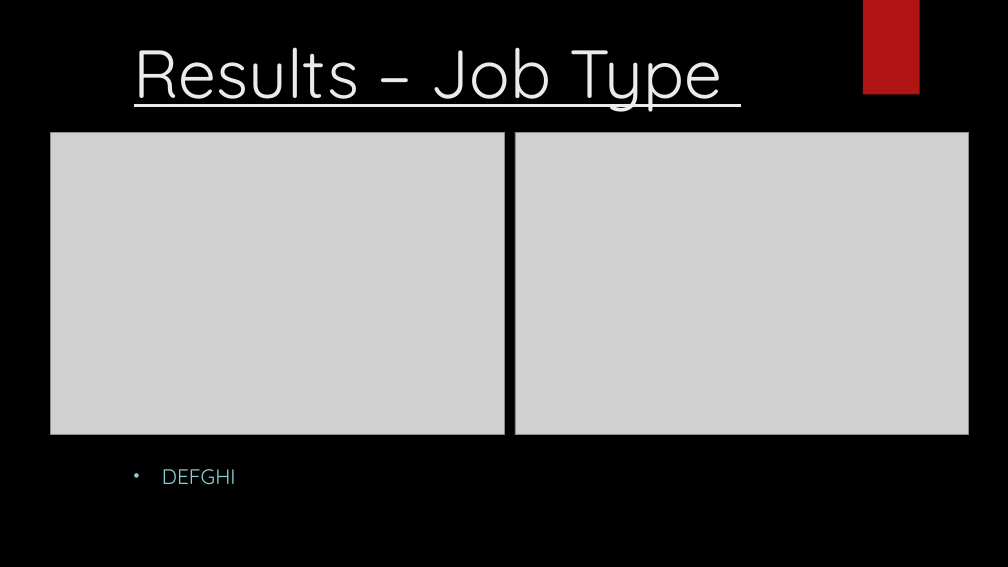
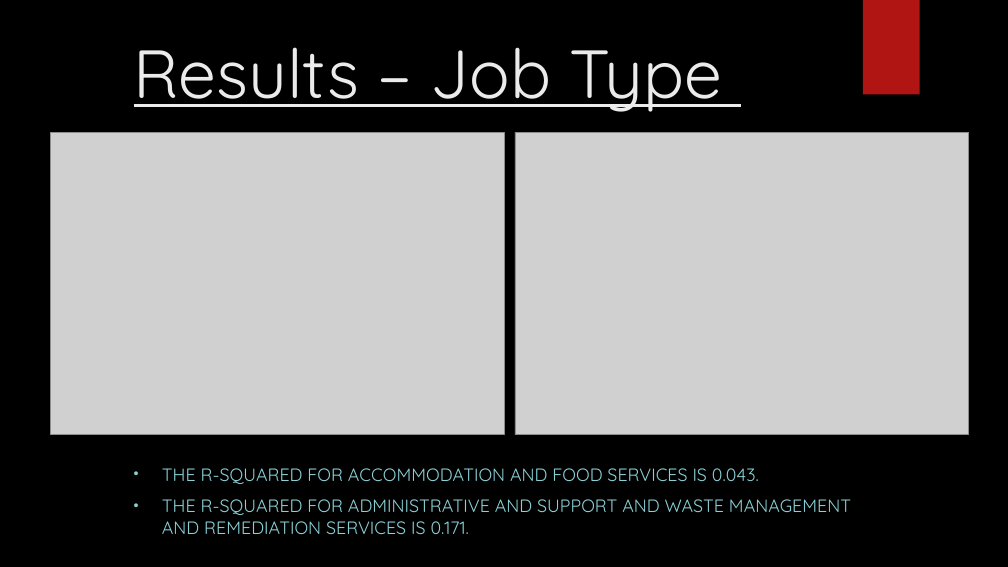
Before and after one commit to Falcon-d/Project-1-Broadband-Access, a slide deck: slide 14 of Project 1 Deck.pptx (slide 13 before the commit). Drawn at 1008x567 pixels with LibreOffice and Linux fonts; fonts in the diff are those of the drawing; grey boxes stand for pictures; background and template pictures are left out. Boxes give left, top, right and bottom in pixels: in the first picture for what was removed or moved away, otherwise in the second. Text is boxed around its words. In the diff, an @@ line names an element or a change of style, - is before the commit and + after.

Commit message:
added r-squared values to presentation

```diff
--- a/Project 1 Deck.pptx
+++ b/Project 1 Deck.pptx
@@ subtitle at [162,468,851,534]: text changed; size 20 to 17 pt @@
-• DEFGHI
+• THE R-SQUARED FOR ACCOMMODATION AND FOOD SERVICES IS 0.043.
+• THE R-SQUARED FOR ADMINISTRATIVE AND SUPPORT AND WASTE MANAGEMENT AND REMEDIATION SERVICES IS 0.171.
```
Also in this commit, not shown: 11 other slides changed, 1 slide added, 32 other files.
